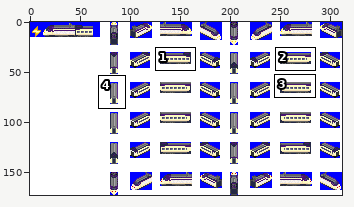
A sprite sheet gets an edit: src/locomotive/KTX/SRT.png. The first picture is a wide view before the edit; the outline marks the close-up.
Close-up. Earlier state:
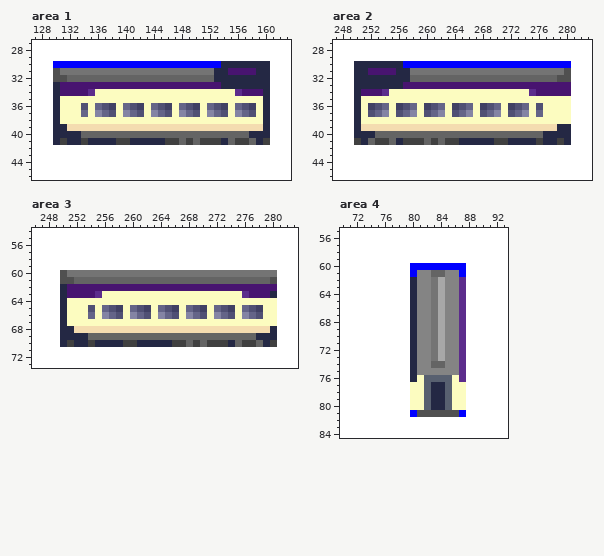
The file is 312x173 pixels. Shown: area 1: x 127..163, y 27..46; area 2: x 247..283, y 27..46; area 3: x 246..283, y 54..73; area 4: x 70..93, y 55..84. The commit also changed other parts of the picture, which this record leaves out.
After the commit:
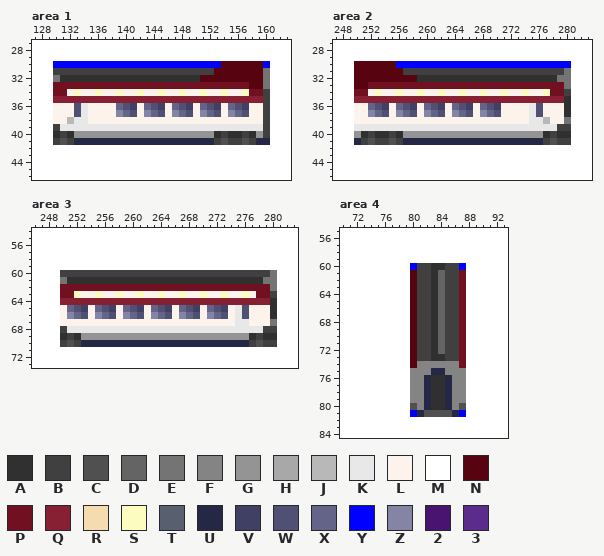
Palette (. is transparent): A #303030  B #404040  C #505050  D #646464  E #747474  F #848484  G #949494  H #a8a8a8  J #b8b8b8  K #e8e8e8  L #fcf4ec  M #ffffff  N #580410  P #701020  Q #882034  R #f4dcb0  S #fcfcc0  T #586070  U #242844  V #404064  W #505074  X #646488  Y #0000ff  Z #8484a4  2 #481470  3 #5c2c8c
Changes in this commit:
Area 1:
y 30: x 154..160 UUUUUUU -> NNNNNNY
y 31: x 130..160 CEEEEEEEEEEEEEEEEEEEEEEUU2222UU -> BBBBBBBBBBBBBBBBBBBBBBBNNNNNNNE
y 32: x 130..160 CCDDDDDDDDDDDDDDDDDDDDDUUUUUUUU -> EAAAAAAAAAAAAAAAAAAAANNNNNNNNNE
y 33: x 130..160 U22222222222222222222222UUUUUUU -> PPPPPPPPPPPPPPPPPPPPPPPPPPPPNNE
y 34: x 130..135 U22223 -> PPLSLL; x 137..138 SS -> LL; x 140..141 SS -> LL; x 143..144 SS -> LL; x 146..147 SS -> LL; x 149..150 SS -> LL; x 152..153 SS -> LL; x 155..160 S3222U -> LLSPPB
y 35: x 130..160 USSSSSSSSSSSSSSSSSSSSSSSSSSSSSU -> QQQQQQQQQQQQQQQQQQQQQQQQQQQQQQB
y 36: x 130..160 USSSWSXWVSXWVSXWVSXWVSXWVSXWVSU -> LLLWKLLLLXWVLXWVLXWVLXWVLXWVLLB
y 37: x 130..160 USSSXSZXWSZXWSZXWSZXWSZXWSZXWSU -> LLLWKLLLLZXWLZXWLZXWLZXWLZXWLLB
y 38: x 130..160 USSSSSSSSSSSSSSSSSSSSSSSSSSSSSU -> LLJKKLLLLLLLLLLLLLLLLLLLLLLLLLB
y 39: x 130..160 UURRRRRRRRRRRRRRRRRRRRRRRRRRRRU -> BKKKKKKKKKKKKKKKKKKKKKKKKKKKKKB
y 40: x 130..160 UUUUDDDDDDDDDDDDDDDDDDDDDDDDUUU -> ABAGGGGGGGGGGGGGGGGGGGGABAABAGB
y 41: x 130..132 UBU -> BCB; x 134 B -> U; x 139..140 BB -> UU; x 146..152 BBDBDBB -> UUUUUUU; x 154..155 UD -> CB; x 157..158 BD -> CB; x 160 B -> U
Area 2:
y 30: x 250..256 UUUUUUU -> NNNNNNY
y 31: x 250..280 UU2222UUEEEEEEEEEEEEEEEEEEEEEEC -> NNNNNNNBBBBBBBBBBBBBBBBBBBBBBBE
y 32: x 250..280 UUUUUUUUDDDDDDDDDDDDDDDDDDDDDCC -> NNNNNNNNNAAAAAAAAAAAAAAAAAAAAEE
y 33: x 250..280 UUUUUUU222222222222222222222222 -> NNPPPPPPPPPPPPPPPPPPPPPPPPPPPPE
y 34: x 250..255 U2223S -> PPLSLL; x 257..258 SS -> LL; x 260..261 SS -> LL; x 263..264 SS -> LL; x 266..267 SS -> LL; x 269..270 SS -> LL; x 272..273 SS -> LL; x 275..280 322222 -> LLSPPB
y 35: x 250..280 USSSSSSSSSSSSSSSSSSSSSSSSSSSSSS -> QQQQQQQQQQQQQQQQQQQQQQQQQQQQQQA
y 36: x 250..252 USV -> LLX; x 254..256 XSV -> VLX; x 258..260 XSV -> VLX; x 262..264 XSV -> VLX; x 266..268 XSV -> VLX; x 270..275 XSVWXS -> VLLLLK; x 277..280 SSSS -> LLLA
y 37: x 250..252 USW -> LLZ; x 254..256 ZSW -> WLZ; x 258..260 ZSW -> WLZ; x 262..264 ZSW -> WLZ; x 266..268 ZSW -> WLZ; x 270..280 ZSWXZSXSSSS -> WLLLLKWLLLA
y 38: x 250..280 USSSSSSSSSSSSSSSSSSSSSSSSSSSSSS -> LLLLLLLLLLLLLLLLLLLLLLLLLKKJLLE
y 39: x 250..280 URRRRRRRRRRRRRRRRRRRRRRRRRRRRUU -> KKKKKKKKKKKKKKKKKKKKKKKKKKKKKBB
y 40: x 250..280 UUUDDDDDDDDDDDDDDDDDDDDDDDDUUUU -> GABAABAGGGGGGGGGGGGGGGGGGGGABAA
y 41: x 250..252 BUD -> UBC; x 255..264 DUBBBDBDBB -> CBUUUUUUUU; x 270..271 BB -> UU; x 276..278 BUU -> UBC; x 280 U -> B
Area 3:
y 60: x 250..279 CEEEEEEEEEEEEEEEEEEEEEEEEEEEEE -> BBBBBBBBBBBBBBBBBBBBBBBBBBBBBB
y 61: x 250..280 CCDDDDDDDDDDDDDDDDDDDDDDDDDDDDC -> EAAAAAAAAAAAAAAAAAAAAAAAAAAAAEE
y 62: x 250..280 U222222222222222222222222222222 -> PPPPPPPPPPPPPPPPPPPPPPPPPPPPPPE
y 63: x 250..257 U22223SS -> PPSLLSLL; x 259..260 SS -> LL; x 262..263 SS -> LL; x 265..266 SS -> LL; x 268..269 SS -> LL; x 271..272 SS -> LL; x 274..280 SS3222U -> LLSLPPB
y 64: x 250..280 USSSSSSSSSSSSSSSSSSSSSSSSSSSSSS -> QQQQQQQQQQQQQQQQQQQQQQQQQQQQQQA
y 65: x 250..280 USSSWSXWVSXWVSXWVSXWVSXWVSXWVSS -> LXWVLXWVLXWVLXWVLXWVLXWVLKWLLLA
y 66: x 250..280 USSSXSZXWSZXWSZXWSZXWSZXWSZXWSS -> LZXWLZXWLZXWLZXWLZXWLZXWLKWLLLA
y 67: x 250..280 USSSSSSSSSSSSSSSSSSSSSSSSSSSSSS -> LLLLLLLLLLLLLLLLLLLLLLLLLKKLLLE
y 68: x 250..280 UURRRRRRRRRRRRRRRRRRRRRRRRRRRRU -> BKKKKKKKKKKKKKKKKKKKKKKKKKKKKBB
y 69: x 250..280 UUUUDDDDDDDDDDDDDDDDDDDDDDDDUUU -> ABAGGGGGGGGGGGGGGGGGGGGGGGGABAA
y 70: x 250..252 UBU -> BCB; x 254 B -> U; x 259..260 BB -> UU; x 266..273 BBDBDBBB -> UUUUUUUU; x 275..276 DB -> UU; x 278..279 DU -> CB
Area 4:
y 60: x 81..86 YYYYYY -> BBAABB
y 61: x 80..83 YFFD -> NBBA; x 85..87 FFY -> BBP
y 62..72: x 80..87 UFFEHFF3 -> NBBADBBP
y 73: x 80..87 UFFEHFF3 -> NBBAABBP
y 74: x 80 U -> N; x 83..84 DD -> FF; x 87 3 -> P
y 75: x 80 U -> F; x 83..84 FF -> UU; x 87 3 -> F
y 76: x 80..87 USTTTTS3 -> FFUAAUFF
y 77..79: x 80..87 SSTUUTSS -> FFUAAUFF
y 80: x 80..87 SSTUUTSS -> CFUAAUFC
y 81: x 81 C -> U; x 86 C -> U
